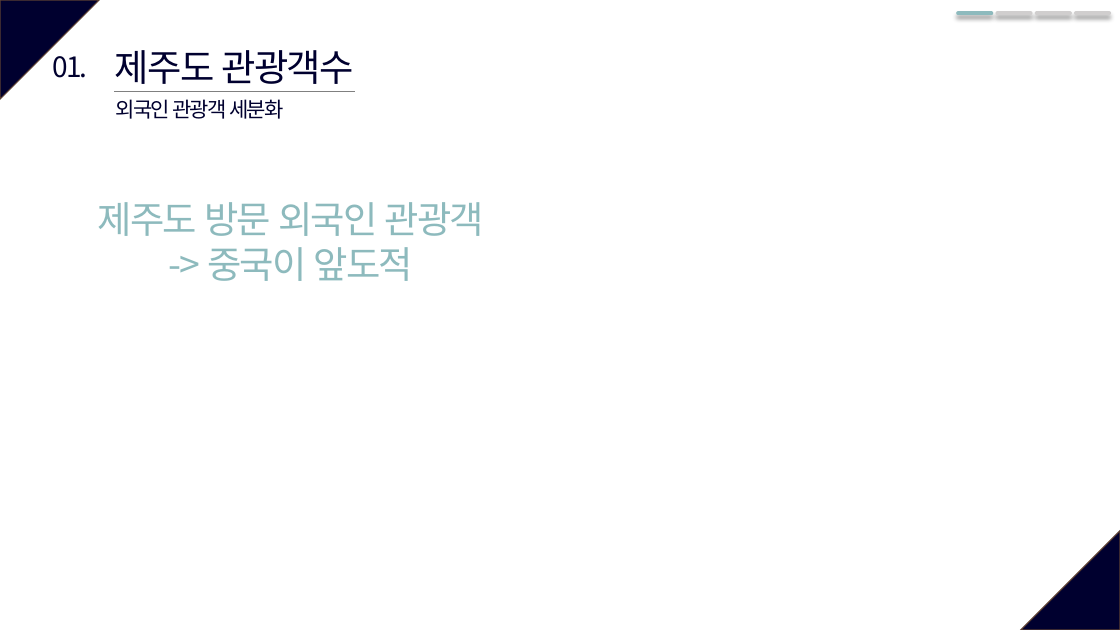
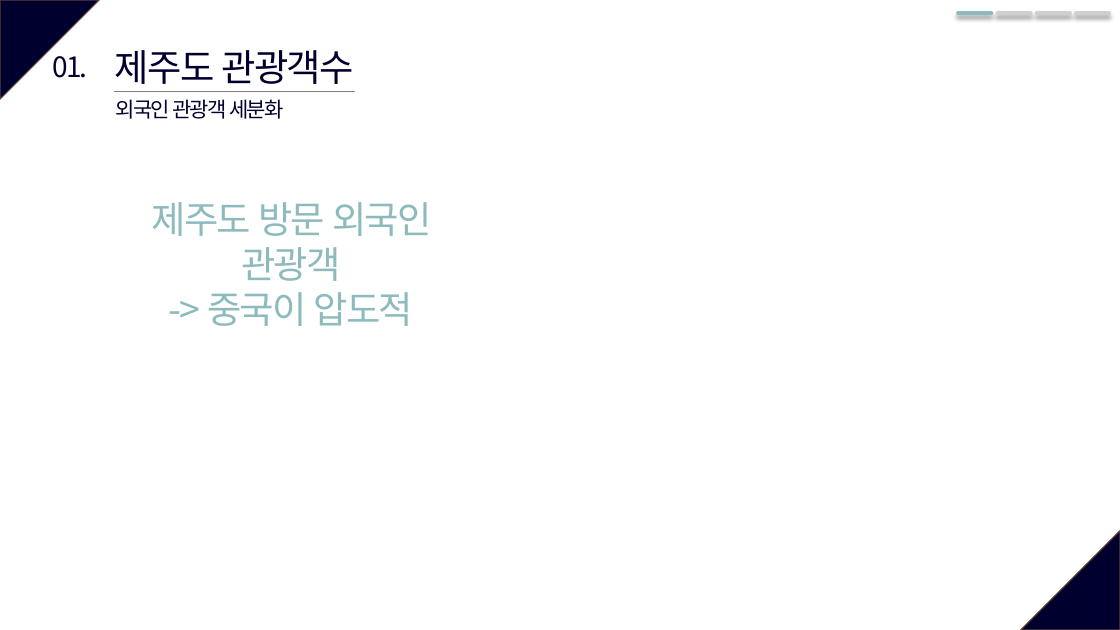
Before and after one commit to so-jeong0127/6-project, a slide deck: slide 6 of 6조_외부환경영향.pptx. Drawn at 1120x630 pixels with LibreOffice and Linux fonts; fonts in the diff are those of the drawing. Boxes give left, top, right and bottom in pixels: in the first picture for what was removed or moved away, otherwise in the second. Text is boxed around its words. In the diff, an @@ line names an element or a change of style, - is before the commit and + after.

```diff
--- a/6조_외부환경영향.pptx
+++ b/6조_외부환경영향.pptx
@@ text "제주도 방문 외국인 관광객": place and size @@
-text "제주도 방문 외국인 관광객" at bbox=[97, 202, 485, 281]
+text "제주도 방문 외국인 관광객" at bbox=[152, 202, 432, 326]
@@ text at bbox=[207, 292, 414, 326]: text changed @@
--> 중국이 앞도적
+-> 중국이 압도적
```
Also in this commit, not shown: 2 other slides changed, 4 other files.
